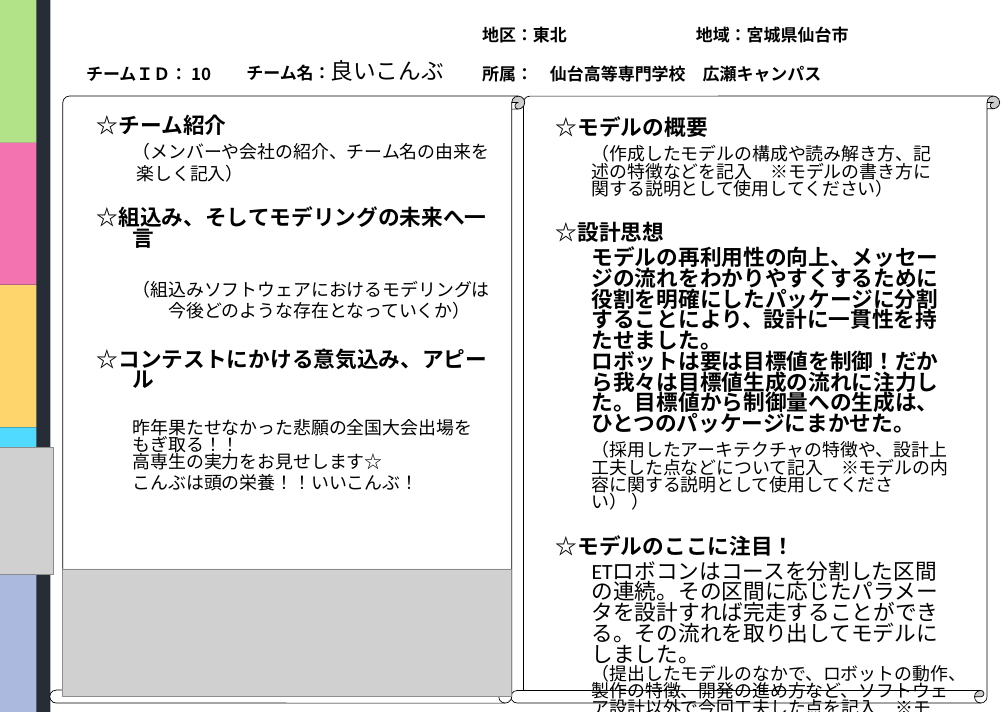
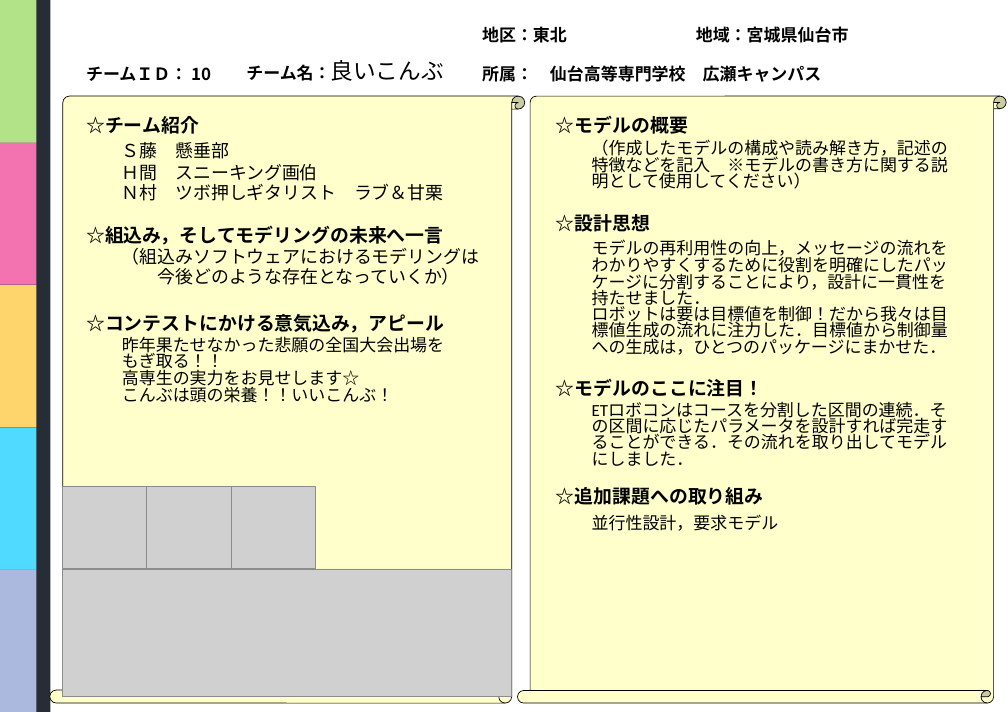
Before and after one commit to class-snct-rikitakelab/e-konbu2012, a slide deck: slide 1 of models/モデルシート.pptx. Drawn at 1008x712 pixels with LibreOffice and Linux fonts; fonts in the diff are those of the drawing; grey boxes stand for pictures; background and template pictures are left out. Boxes give left, top, right and bottom in pixels: in the first picture for what was removed or moved away, otherwise in the second. Text is boxed around its words. In the diff, an @@ line names an element or a change of style, - is before the commit and + after.

```diff
--- a/models/モデルシート.pptx
+++ b/models/モデルシート.pptx
@@ vertical scroll removed at (50, 96, 524, 703) @@
@@ vertical scroll added at (50, 96, 524, 703), fill #FFFFCC, outline #000000 0.75 pt @@
@@ text "☆チーム紹介": place and size @@
-text "☆チーム紹介" at (97, 114, 490, 491)
+text "☆チーム紹介" at (86, 116, 479, 403)
@@ text at (86, 116, 199, 134): size 23 to 20 pt in "☆チーム紹介" @@
@@ vertical scroll removed at (511, 96, 999, 703) @@
@@ vertical scroll added at (518, 96, 1006, 703), fill #FFFFCC, outline #000000 0.75 pt @@
@@ text at (556, 116, 764, 505): size 23 to 20 pt in "☆モデルの概要", "☆設計思想", "☆モデルのここに注目！", "☆追加課題への取り組み" @@
@@ text at (86, 142, 443, 245): text changed @@
-（メンバーや会社の紹介、チーム名の由来を
-楽しく記入）
-☆組込み、そしてモデリングの未来へ一言
+Ｓ藤 懸垂部
+Ｈ間 スニーキング画伯
+Ｎ村 ツボ押しギタリスト ラブ＆甘栗
+☆組込み，そしてモデリングの未来へ一言
@@ text at (592, 139, 948, 189): text changed; size 19 to 18 pt @@
-（作成したモデルの構成や読み解き方、記述の特徴などを記入 ※モデルの書き方に関する説明として使用してください）
+（作成したモデルの構成や読み解き方，記述の特徴などを記入 ※モデルの書き方に関する説明として使用してください）
@@ text at (592, 239, 948, 355): text changed; size 23 to 18 pt; bold off @@
-モデルの再利用性の向上、メッセージの流れをわかりやすくするために役割を明確にしたパッケージに分割することにより、設計に一貫性を持たせました。
-ロボットは要は目標値を制御！だから我々は目標値生成の流れに注力した。目標値から制御量への生成は、ひとつのパッケージにまかせた。
-（採用したアーキテクチャの特徴や、設計上工夫した点などについて記入 ※モデルの内容に関する説明として使用してください） ）
+モデルの再利用性の向上，メッセージの流れをわかりやすくするために役割を明確にしたパッケージに分割することにより，設計に一貫性を持たせました．
+ロボットは要は目標値を制御！だから我々は目標値生成の流れに注力した．目標値から制御量への生成は，ひとつのパッケージにまかせた．
@@ text at (86, 314, 444, 403): text changed; size 19 to 18 pt; font Calibri to Noto Sans CJK JP @@
-☆コンテストにかける意気込み、アピール
-昨年果たせなかった悲願の全国大会出場を
-もぎ取る！！
-高専生の実力をお見せします☆
-こんぶは頭の栄養！！いいこんぶ！
+☆コンテストにかける意気込み，アピール
+昨年果たせなかった悲願の全国大会出場を
+もぎ取る！！
+高専生の実力をお見せします☆
+こんぶは頭の栄養！！いいこんぶ！
@@ text at (592, 402, 948, 466): text changed; size 19 to 18 pt @@
-ETロボコンはコースを分割した区間の連続。その区間に応じたパラメータを設計すれば完走することができる。その流れを取り出してモデルにしました。
-（提出したモデルのなかで、ロボットの動作、製作の特徴、開発の進め方など、ソフトウェア設計以外で今回工夫した点を記入 ※モデルの概要や設計思想で書ききれない内容についての説明としてお使いください）
+ETロボコンはコースを分割した区間の連続．その区間に応じたパラメータを設計すれば完走することができる．その流れを取り出してモデルにしました．
@@ picture removed at (0, 448, 54, 575) @@
@@ picture added at (62, 486, 147, 569) @@
@@ picture added at (147, 486, 231, 569) @@
@@ picture added at (231, 486, 316, 569) @@
@@ text at (592, 514, 779, 531): text changed; size 19 to 18 pt @@
-並行性設計、要求モデル（取り組みの有無、有の場合は、その概要を記入）
+並行性設計，要求モデル
```
Also in this commit, not shown: 5 other slides changed.
